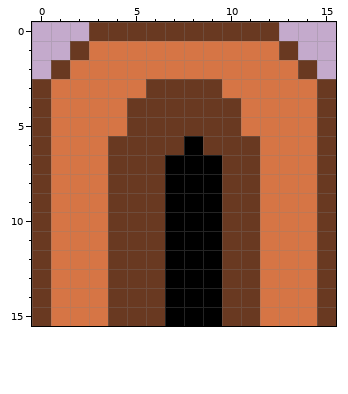
Two states of a pixel-art file, rail_start_1.aseprite. This is how it looked before the edit.
16x16 pixels, 1 frame.
Now the later version:
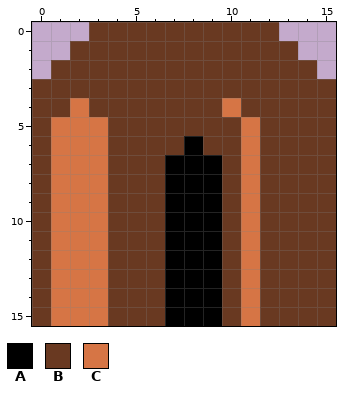
Palette (. is transparent): A #000000  B #693921  C #d67545
Difference:
{"y":1,"x":3,"old":"CCCCCCCCCC","new":"BBBBBBBBBB"}
{"y":2,"x":2,"old":"CCCCCCCCCCCC","new":"BBBBBBBBBBBB"}
{"y":3,"x":1,"old":"CCCCC","new":"BBBBB"}
{"y":3,"x":10,"old":"CCCCC","new":"BBBBB"}
{"y":4,"x":1,"old":"C","new":"B"}
{"y":4,"x":3,"old":"CC","new":"BB"}
{"y":4,"x":10,"old":"BCCCC","new":"CBBBB"}
{"y":5,"x":4,"old":"C","new":"B"}
{"y":5,"x":12,"old":"CCC","new":"BBB"}
{"y":6,"x":11,"old":"BCCC","new":"CBBB"}
{"y":7,"x":11,"old":"BCCC","new":"CBBB"}
{"y":8,"x":11,"old":"BCCC","new":"CBBB"}
{"y":9,"x":11,"old":"BCCC","new":"CBBB"}
{"y":10,"x":11,"old":"BCCC","new":"CBBB"}
{"y":11,"x":11,"old":"BCCC","new":"CBBB"}
{"y":12,"x":11,"old":"BCCC","new":"CBBB"}
{"y":13,"x":11,"old":"BCCC","new":"CBBB"}
{"y":14,"x":11,"old":"BCCC","new":"CBBB"}
{"y":15,"x":11,"old":"BCCC","new":"CBBB"}
{"label":"changed","picture_box":[51,41,317,326]}
